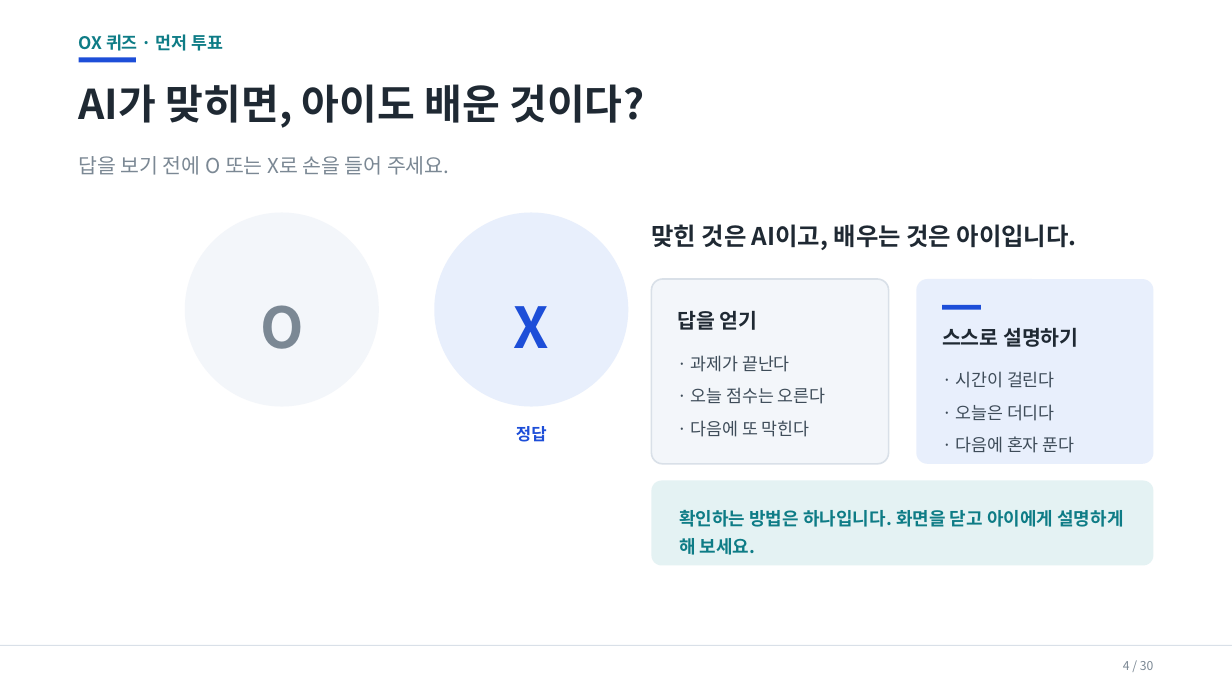
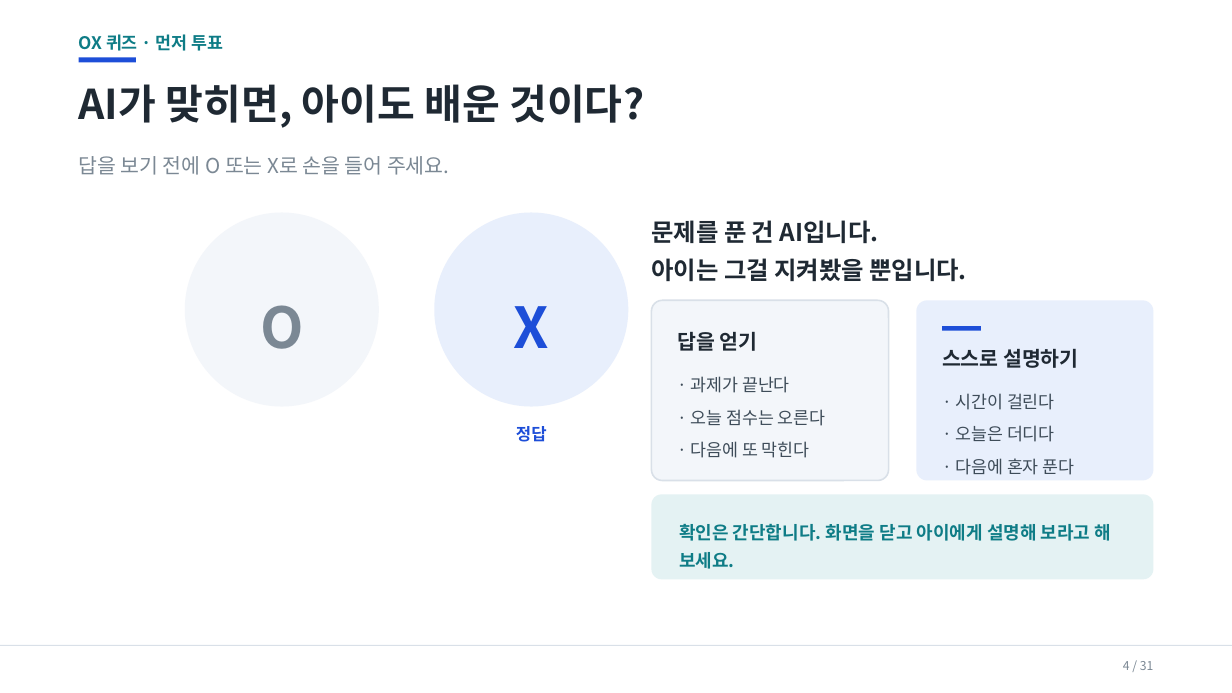
Before and after one commit to superynr/-, a slide deck: slide 4 of parent-ai-training/AI시대_학부모연수_20260917.pptx. Drawn at 1232x693 pixels with LibreOffice and Linux fonts; fonts in the diff are those of the drawing. Boxes give left, top, right and bottom in pixels: in the first picture for what was removed or moved away, otherwise in the second. Text is boxed around its words. In the diff, an @@ line names an element or a change of style, - is before the commit and + after.

```diff
--- a/parent-ai-training/AI시대_학부모연수_20260917.pptx
+++ b/parent-ai-training/AI시대_학부모연수_20260917.pptx
@@ text at <box>651,220,967,282</box>: text changed @@
-맞힌 것은 AI이고, 배우는 것은 아이입니다.
+문제를 푼 건 AI입니다.
+아이는 그걸 지켜봤을 뿐입니다.
@@ rounded rectangle: place and size @@
-rounded rectangle at <box>652,279,889,464</box>
+rounded rectangle at <box>652,300,889,481</box>
@@ rounded rectangle: place and size @@
-rounded rectangle at <box>917,279,1154,464</box>
+rounded rectangle at <box>917,300,1154,481</box>
@@ 2 texts, 1 rectangle: place and size @@
-2 texts, 1 rectangle at <box>677,305,1078,347</box>
+2 texts, 1 rectangle at <box>677,326,1078,368</box>
@@ text "· 과제가 끝난다": place and size @@
-text "· 과제가 끝난다" at <box>691,355,826,437</box>
+text "· 과제가 끝난다" at <box>691,376,826,458</box>
@@ text "· 시간이 걸린다": place and size @@
-text "· 시간이 걸린다" at <box>956,371,1075,453</box>
+text "· 시간이 걸린다" at <box>956,393,1075,475</box>
@@ rounded rectangle: place and size @@
-rounded rectangle at <box>652,481,1153,566</box>
+rounded rectangle at <box>652,494,1153,579</box>
@@ text at <box>679,524,1112,569</box>: text changed @@
-확인하는 방법은 하나입니다. 화면을 닫고 아이에게 설명하게 해 보세요.
+확인은 간단합니다. 화면을 닫고 아이에게 설명해 보라고 해 보세요.
@@ text at <box>1123,661,1154,670</box>: text changed @@
-4 / 30
+4 / 31
```
Also in this commit, not shown: 29 other slides changed, 1 slide added, 7 other files.
